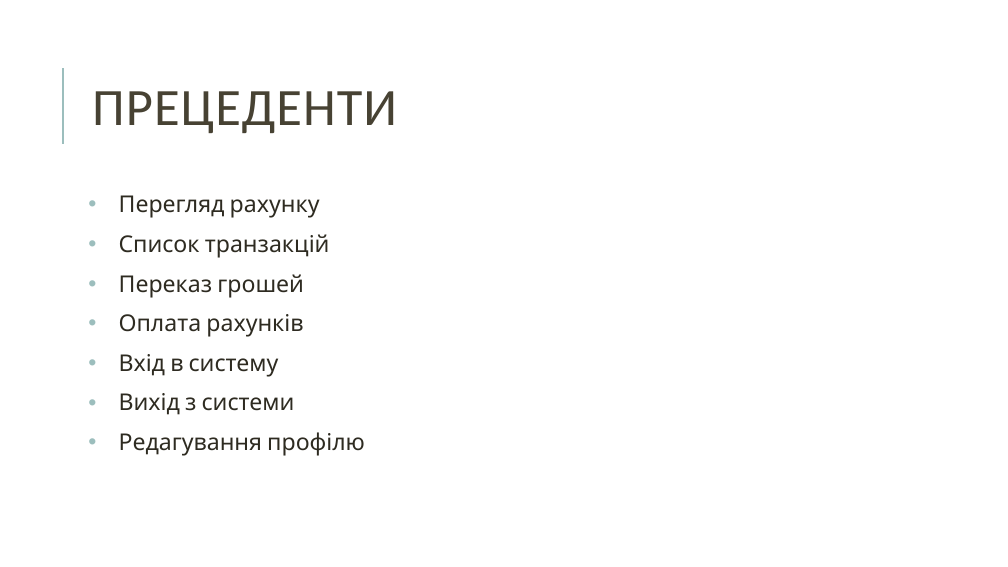
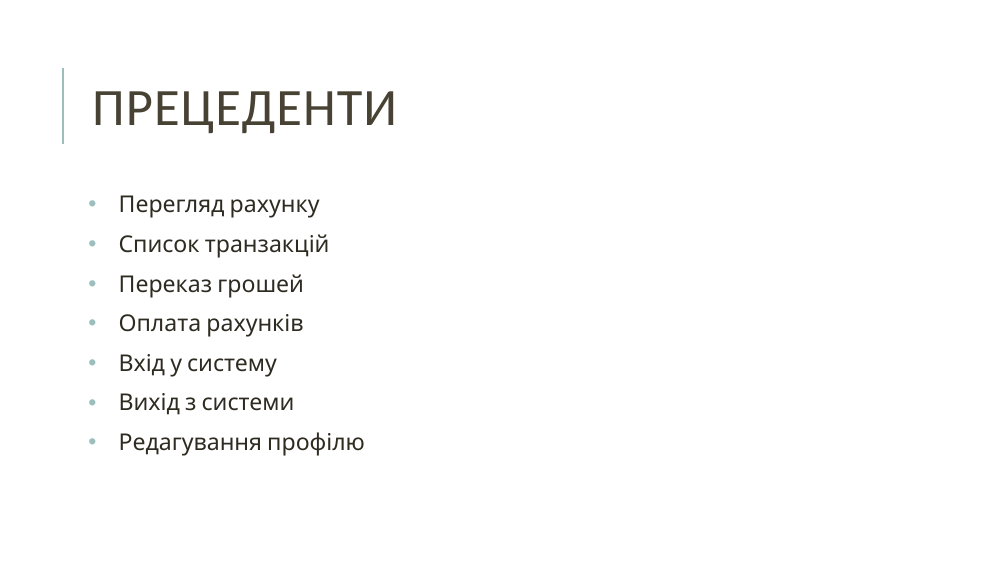
Before and after one commit to bogdanKaftanatiy/StudyJavaEE, a slide deck: slide 10 of lecture/lecture.pptx. Drawn at 1008x567 pixels with LibreOffice and Linux fonts; fonts in the diff are those of the drawing. Boxes give left, top, right and bottom in pixels: in the first picture for what was removed or moved away, otherwise in the second. Text is boxed around its words. In the diff, an @@ line names an element or a change of style, - is before the commit and + after.

```diff
--- a/lecture/lecture.pptx
+++ b/lecture/lecture.pptx
@@ text at (x1=119, y1=354, x2=277, y2=377): text changed @@
-• Вхід в систему
+• Вхід у систему
```
Also in this commit, not shown: 4 other slides changed, 40 other files.
